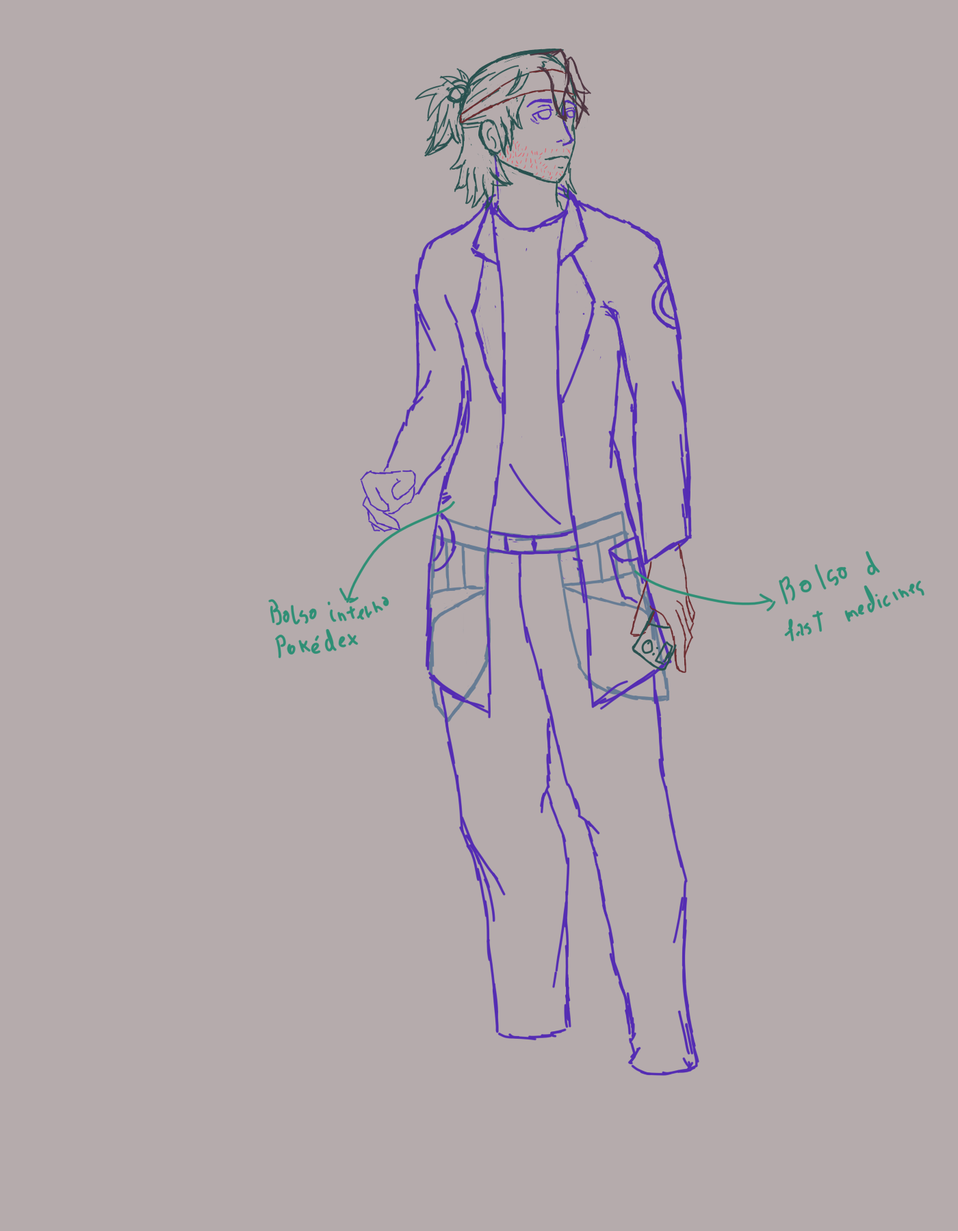
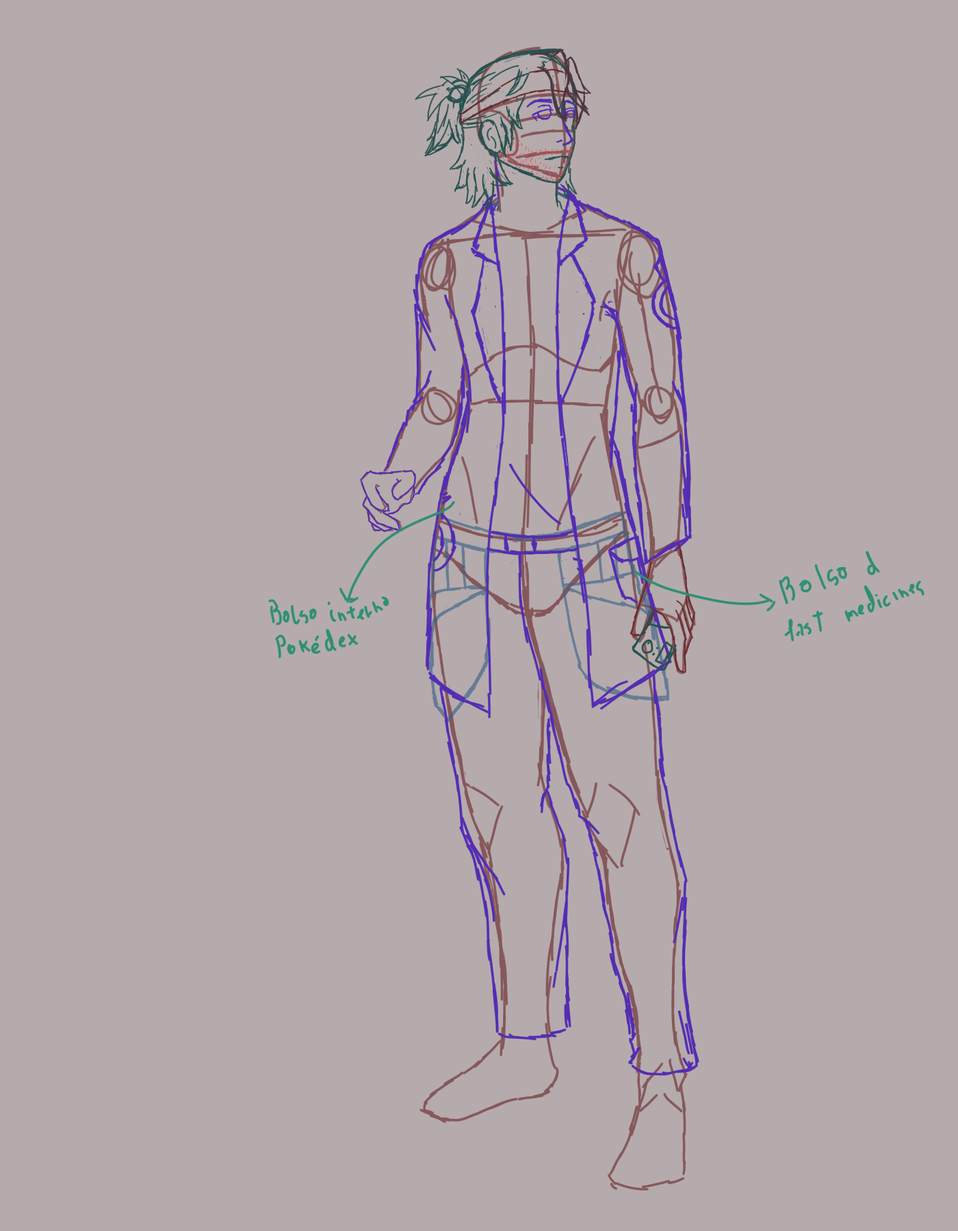
Two versions of the same layered image (958×1231). Layer-by-layer changes:
painted on "Paint Layer 12 (pasted)" over (466, 46, 613, 219)
removed layer "Paint Layer 11" from group "Group 10" over (481, 131, 613, 219)
renamed "Paint Layer 8" to "Pintar camada 14 (colado)", painted on it over (437, 52, 613, 263)
painted on "Copy of Paint Layer 6" over (420, 46, 664, 272)
painted on "Paint Layer 9" over (569, 481, 696, 745)
painted on "Paint Layer 3" over (359, 131, 696, 1095)
painted on "cinto" over (394, 481, 696, 745)
showed "Paint Layer 1", painted on it over (359, 46, 696, 1192)
